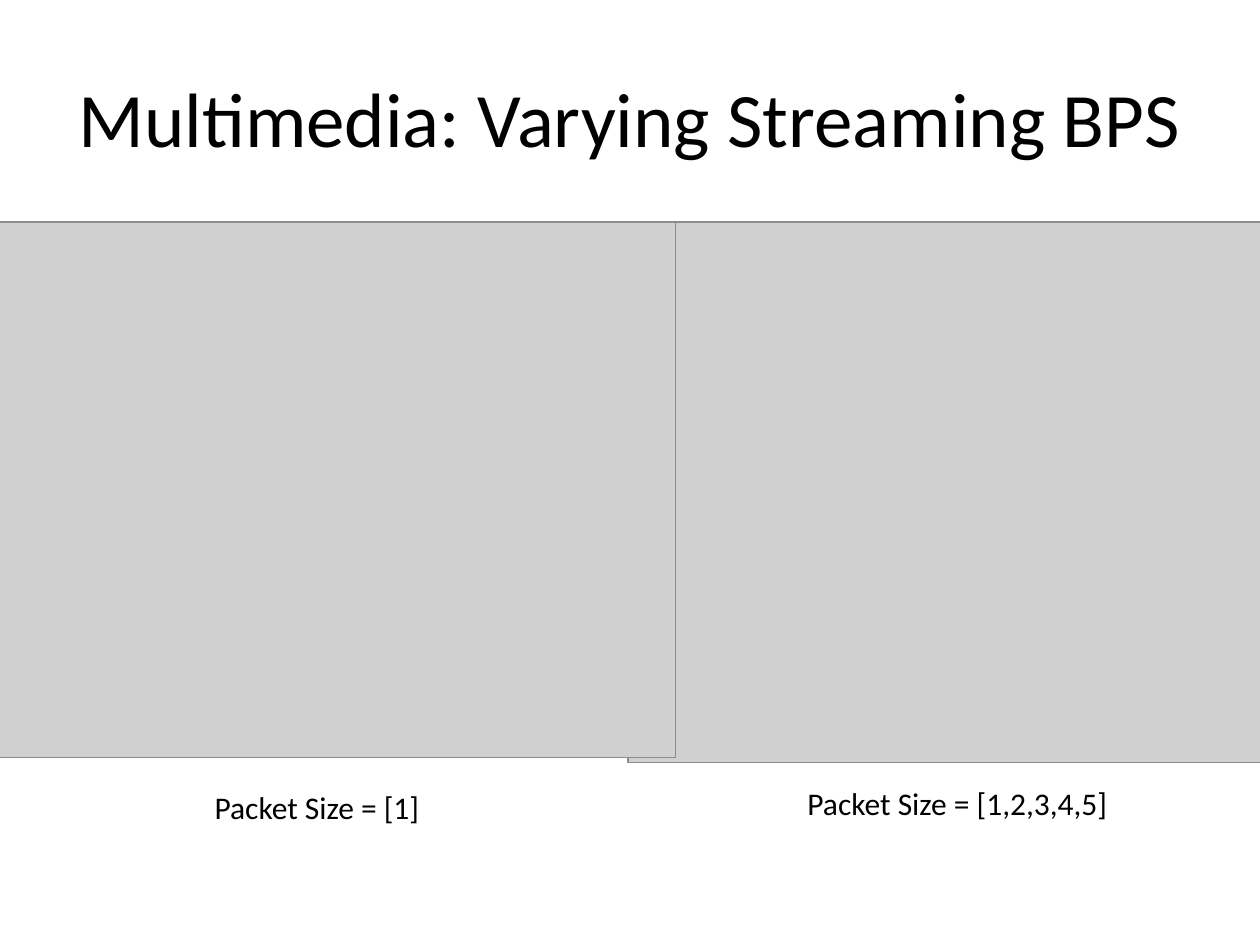
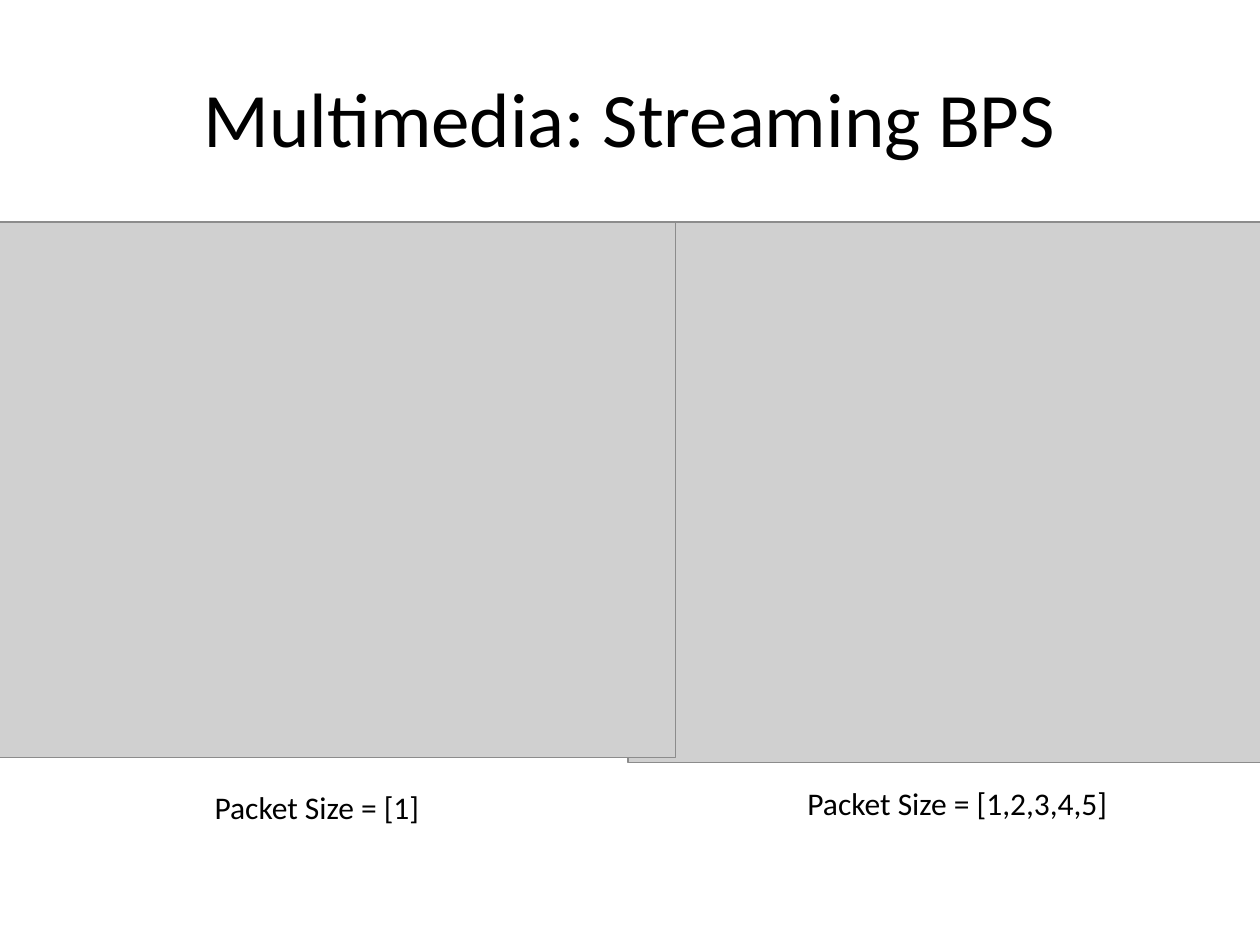
Before and after one commit to tamirh-uci/HeteroTrafficModels, a slide deck: slide 36 of presentation/slides.pptx (slide 37 before the commit). Drawn at 1260x945 pixels with LibreOffice and Linux fonts; fonts in the diff are those of the drawing; grey boxes stand for pictures. Boxes give left, top, right and bottom in pixels: in the first picture for what was removed or moved away, otherwise in the second. Text is boxed around its words. In the diff, an @@ line names an element or a change of style, - is before the commit and + after.

```diff
--- a/presentation/slides.pptx
+++ b/presentation/slides.pptx
@@ title at (203, 93, 1055, 161): text changed @@
-Multimedia: Varying Streaming BPS
+Multimedia: Streaming BPS
```
Also in this commit, not shown: 3 other slides changed, 1 slide removed, 1 other file.
